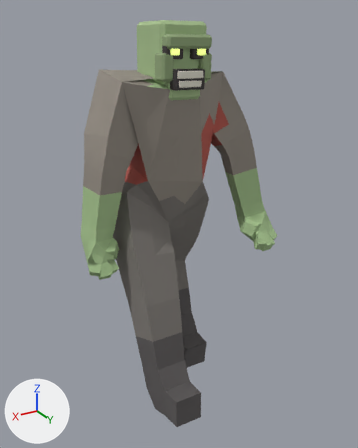
An edit to the glTF model data/models/zombie.glb, drawn before and after from the same camera.
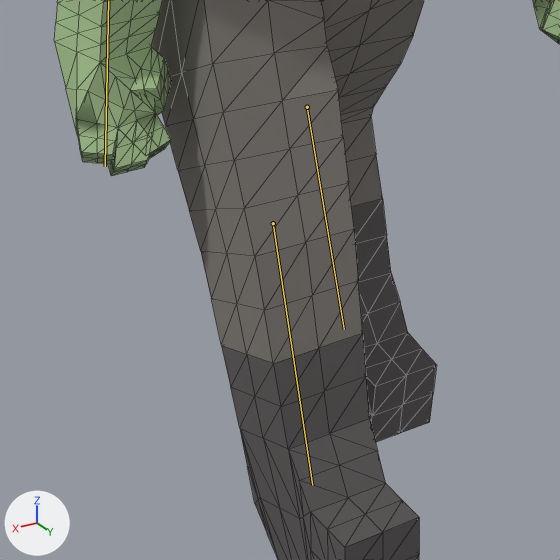
Each version is shown whole from a camera (50 mm lens) standing at (1.014, 1.872, 1.734) and looking at (-0.098, 0.018, 0.807), then close up on the part from 18% to 69% of the width and 50% to 91% of the height. Lighting does not change. The marker at lower left points along +X, +Y and +Z. The older version's two pictures come first. Both versions are drawn at frame 7 of the action 'walk'; the numbers are the values there. The bones that change, and the others that lie on the model, are drawn over the model as lines in the close-ups. The close-ups show mesh edges as thin lines.

The first close-up shows 'Zombie'.
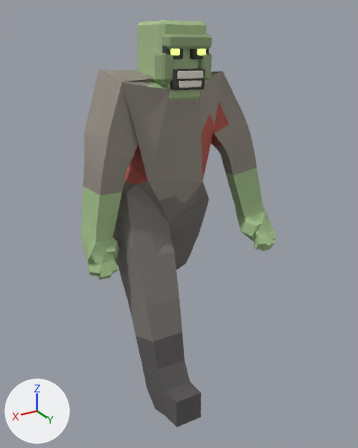
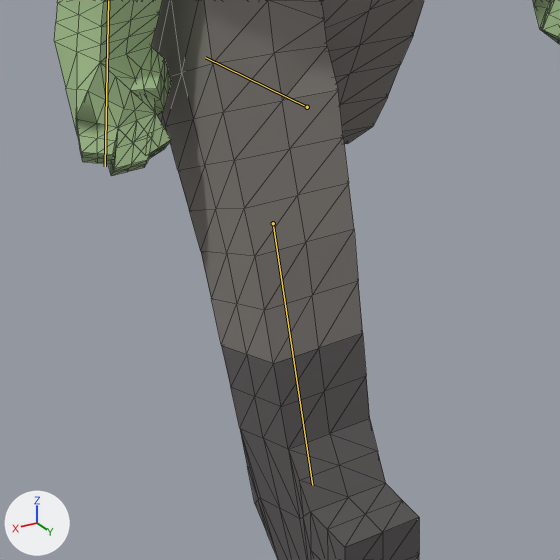
Changed parts and their boxes (x1, y1, x2, y2) in the close-ups (560 x 560 px):
'Zombie', posed: (54, 0, 560, 560) in both
bone 'shin.R', root to tip: before (307, 107) to (344, 329); after (307, 107) to (205, 57)

The change, as a list of edits to the scene's bpy script:
```text
Change bone_shin_r:
    where bone_shin_r = bpy.data.objects['ZArm'].pose.bones['shin.R']  # child of 'thigh.R'
    bone_shin_r.rotation_quaternion: (0.9, 0.437, 0.0, 0.0) -> (0.9, -0.437, 0.0, 0.0)  # degrees (52, 0, 0) -> degrees (-52, 0, 0)
```
